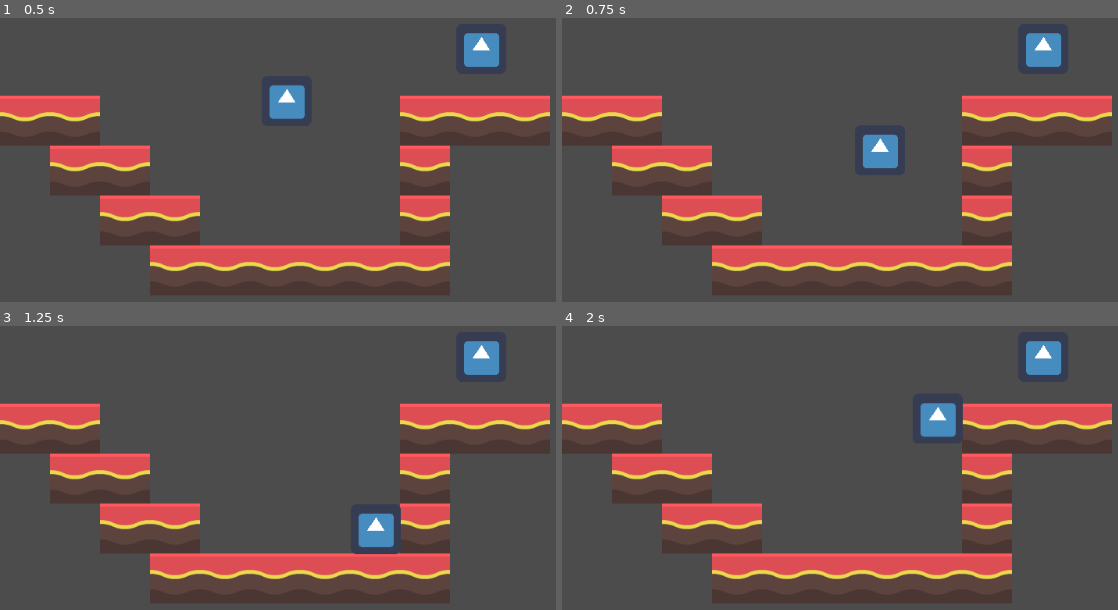
Above: before the commit, frames 1-4 (two rows, left to right).
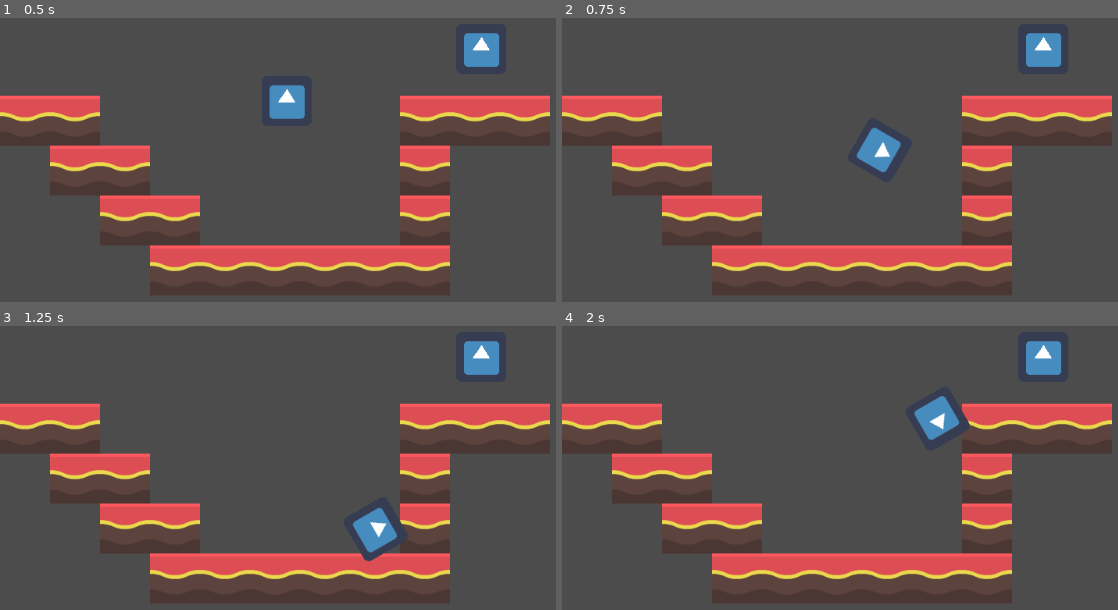
Above: after the commit, the same moments.

Repository: reginapramesti/ldjam51
Game: Godot game, scene res://Sprite.tscn
The game is run twice, just before and just after one commit, with the same random seed, the same clock (stepped at 60 frames per second) and the same inputs. The engine's default icon, where the game draws it, is replaced by a stand-in: a white triangle on a blue panel in a dark square.
Inputs:
- Up to frame 1 (0.5 s): no input
- Up to frame 2 (0.75 s): hold Right (ui_right) from 0.53 s (still down)
- Up to frame 3 (1.25 s): keep holding Right (ui_right); tap Up (ui_up) at 0.77 s
- Up to frame 4 (2 s): keep holding Right (ui_right); tap Up (ui_up) at 1.52 s

Frame 1 is identical in both runs. In frame 2, 0.4% of the frame differs, in the area x 52-61%, y 38-55%; in frame 3, 0.5%, in the area x 63-74%, y 64-84%; in frame 4, 0.5%.

Commit message:
make it roll

Diff:
--- a/Sprite.gd
+++ b/Sprite.gd
@@ -2,6 +2,7 @@
 
 const GRAVITY = 400.0
 const WALK_SPEED = 200
+const ROTATION_SPEED = 600
 
 var velocity = Vector2()
 var rng = RandomNumberGenerator.new()
@@ -15,8 +16,10 @@
 
 	if Input.is_action_pressed("ui_left"):
 		velocity.x = -WALK_SPEED
+		get_node("Sprite").rotation_degrees -= ROTATION_SPEED * delta
 	elif Input.is_action_pressed("ui_right"):
 		velocity.x =  WALK_SPEED
+		get_node("Sprite").rotation_degrees += ROTATION_SPEED * delta
 	else:
 		velocity.x = 0
 
